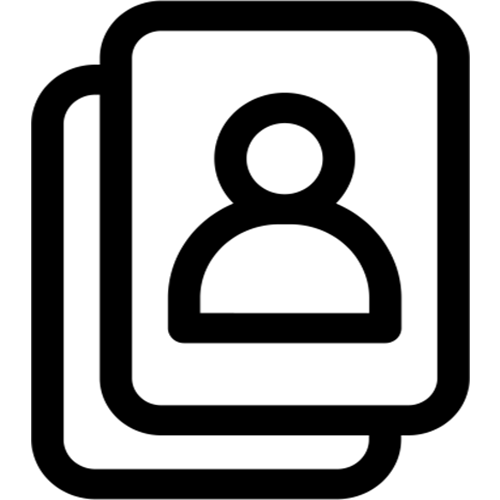
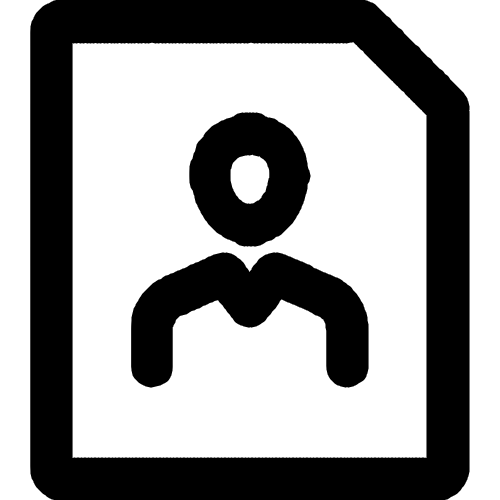
Layers edited between the first and the second 500x500 image:
added group "Group 1" with 3 layers over [42, 11, 458, 490]
added layer "Layer 3" in group "Group 1" over [143, 264, 357, 376]
moved "Layer 1" into group "Group 1", painted on it over [31, 0, 470, 500]
renamed "Invert 1" to "Layer 2", showed it, moved it into group "Group 1", painted on it, unmasked it over [201, 124, 299, 235]
